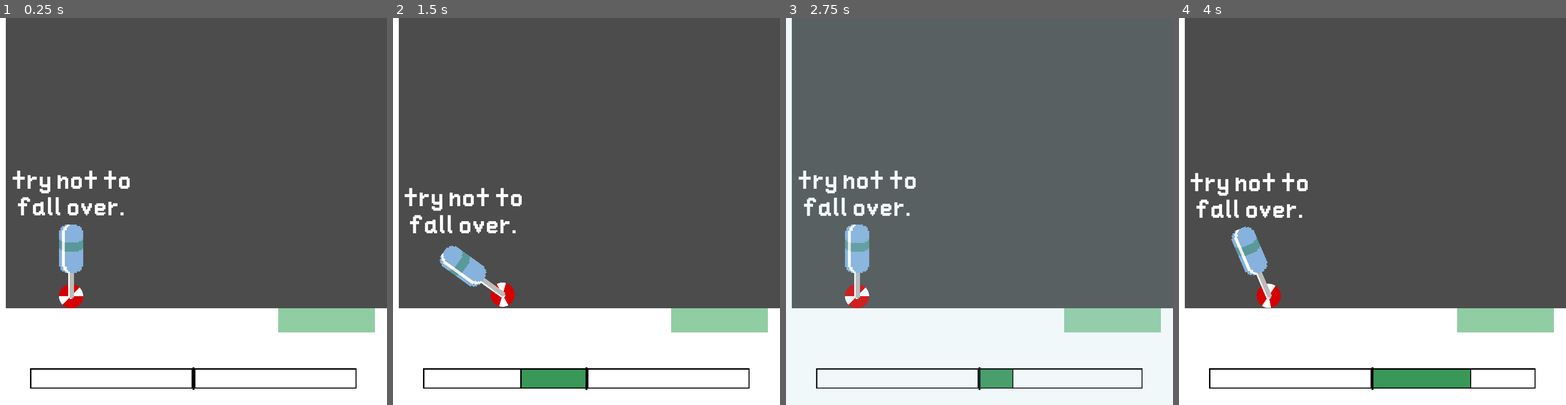
Above: before the commit, frames 1-4 (left to right).
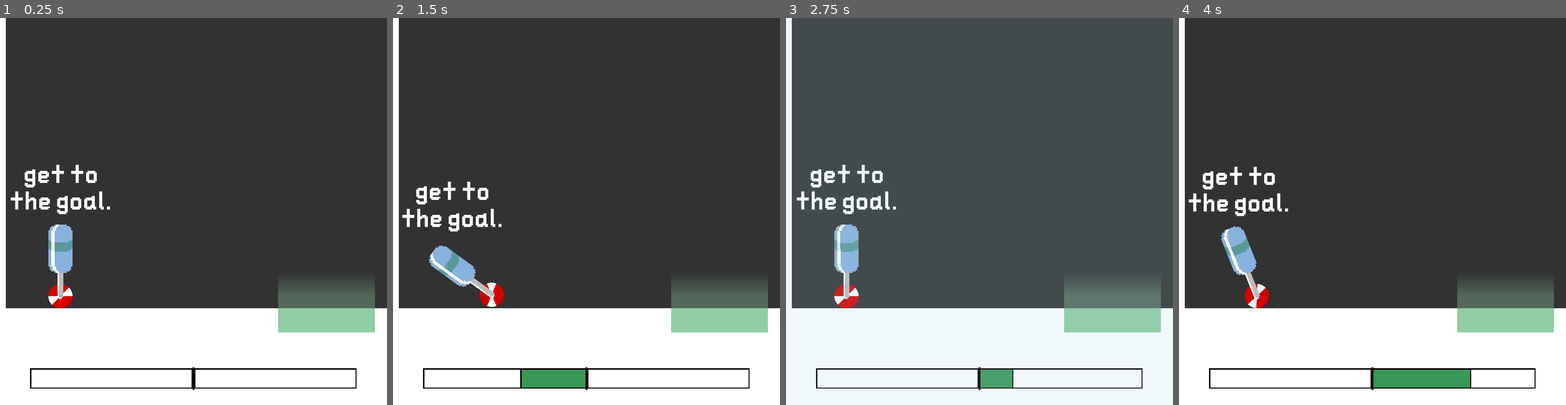
Above: after the commit, the same moments.

Repository: name-here/BalanceGame
Game: Godot game, scene res://Levels/Tutorial_01/Tutorial_01.tscn
The game is run twice, just before and just after one commit, with the same random seed, the same clock (stepped at 60 frames per second) and the same inputs.
Inputs (mouse positions are in pixels of both pictures, inside the frame that each line leads up to):
- Up to frame 1 (0.25 s): no input
- Up to frame 2 (1.5 s): move the mouse to (671, 192) at 0.52 s; hold Space (character_compress) 0.53-1.28 s; move the mouse to (509, 230) at 1.27 s; tap Space (character_compress) at 1.35 s
- Up to frame 3 (2.75 s): move the mouse to (1018, 126) at 2.02 s; hold Space (character_compress) from 2.03 s (still down)
- Up to frame 4 (4 s): move the mouse to (1353, 288) at 2.77 s; release Space (character_compress) at 2.78 s; tap Space (character_compress) at 2.85 s; tap Enter at 3.5 s; move the mouse to (1488, 269) at 3.52 s; hold Space (character_compress) from 3.53 s (still down)

The runs differ from the first frame. In frame 1, 72% of the frame differs, in the area x 1-100%, y 0-75%; in frame 2, 72%; in frame 3, 2.7%; in frame 4, 72%.

Commit message:
Added ColorBackground node (not a great solution, might replace), made a number of improvements to LevelController.gd, including making tweens always work, and some associated changes to Tween.gd

Diff:
--- a/Character/Body.gd
+++ b/Character/Body.gd
@@ -1,6 +1,8 @@
 extends RigidBody2D
 
+
 signal hit_floor
+
 
 func _integrate_forces(state):
 	for i in range( state.get_contact_count() ):
--- /dev/null
+++ b/Interface/ColorBackground/ColorBackground.gd
@@ -0,0 +1,22 @@
+extends ColorRect
+
+onready var target:Node2D = get_parent()
+onready var viewport:= get_viewport()
+
+
+func _ready():
+	set_visible(true)
+	update_size()
+	viewport.connect("size_changed", self, "update_size")
+	call_deferred("_reparent")
+
+func _process(_delta):
+	rect_global_position = target.global_position - get_viewport_rect().size / 2
+
+func update_size():
+	rect_size = get_viewport_rect().size
+
+func _reparent():
+	target.remove_child(self)
+	viewport.add_child_below_node(viewport.get_children()[0], self)
+	update_size()
--- /dev/null
+++ b/Interface/ColorBackground/ColorBackground.tscn
@@ -0,0 +1,11 @@
+[gd_scene load_steps=2 format=2]
+
+[ext_resource path="res://Interface/ColorBackground/ColorBackground.gd" type="Script" id=1]
+
+[node name="ColorBackground" type="ColorRect"]
+margin_right = 1024.0
+margin_bottom = 1024.0
+script = ExtResource( 1 )
+__meta__ = {
+"_edit_use_anchors_": false
+}
--- a/Levels/Tutorial_01/LevelController.gd
+++ b/Levels/Tutorial_01/LevelController.gd
@@ -6,6 +6,10 @@
 onready var camera:Camera2D = get_node(_camera)
 export(NodePath) var _goal:NodePath
 onready var goal:Sprite = get_node(_goal)
+export(NodePath) var _floor_:NodePath
+onready var floor_:StaticBody2D = get_node(_floor_)
+export(NodePath) var _wall:NodePath
+onready var wall:StaticBody2D = get_node(_wall)
 
 export(NodePath) var _character_label:NodePath
 onready var character_label:Label = get_node(_character_label)
@@ -18,7 +22,7 @@
 export(NodePath) var _tween:NodePath
 onready var tween:Tween = get_node(_tween)
 
-const completion_anim_times := [1.5, 1]
+export(Array, float) var completion_anim_times := [1.5, 1.0]
 
 enum states{
 	INACTIVE,
@@ -33,12 +37,23 @@
 
 var rewind_length:float = 1#number of seconds it takes to rewind
 var rewind_time:float = 1#number of seconds left for rewind
-var body_positions:PoolVector2Array
-var body_rotations:PoolRealArray
-var wheel_positions:PoolVector2Array
-var wheel_rotations:PoolRealArray
+onready var body_positions:PoolVector2Array = [character.body.global_position]
+var body_positions_init:PoolVector2Array
+onready var body_rotations:PoolRealArray = [character.body.global_rotation]
+var body_rotations_init:PoolRealArray
+onready var wheel_positions:PoolVector2Array = [character.wheel.global_position]
+var wheel_positions_init:PoolVector2Array
+onready var wheel_rotations:PoolRealArray = [character.wheel.global_rotation]
+var wheel_rotations_init:PoolRealArray
 
 func _ready():
+	for time in completion_anim_times:
+		assert(time > 0)
+
+	body_positions_init = body_positions
+	body_rotations_init = body_rotations
+	wheel_positions_init = wheel_positions
+	wheel_rotations_init = wheel_rotations
 	set_active()
 
 
@@ -66,20 +81,57 @@
 					rewind_time -= delta
 			else:
 				rewind_time = 0
+				body_positions = body_positions_init
+				body_rotations = body_rotations_init
+				wheel_positions = wheel_positions_init
+				wheel_rotations = wheel_rotations_init
 				if body_positions.size() > 0:
 					character.body.global_position = body_positions[0]
 					character.body.global_rotation = body_rotations[0]
 					character.wheel.global_position = wheel_positions[0]
 					character.wheel.global_rotation = wheel_rotations[0]
-				body_positions = PoolVector2Array()
-				body_rotations = PoolRealArray()
-				wheel_positions = PoolVector2Array()
-				wheel_rotations = PoolRealArray()
-				print("running here")
 				level_state = states.PAUSED
 				tween.interpolate_property(rewind_overlay, "color:a", rewind_overlay.color.a, 0, 0.5)
 				tween.interpolate_deferred_callback(self, 0.5, "play")
 				tween.start()
+		#states.COMPLETE_2:
+		#	print("stage 2, ", character.body.global_position, ", ", character.wheel.global_position)
+
+
+func next_complete_anim() -> void:
+	if level_state < states.COMPLETE_1:
+		level_state = states.COMPLETE_1
+	elif level_state < states.size() - 1:
+		level_state += 1
+
+	#print("asked for stage ", states.keys()[level_state])
+
+	match level_state:
+		states.COMPLETE_1:
+			tween.interpolate_property(camera, "global_position:x",
+				camera.global_position.x, goal.global_position.x, completion_anim_times[0], Tween.TRANS_CUBIC)
+			tween.interpolate_method(self, "set_character_label_color",
+				Color(1, 1, 1, 1), Color(1, 1, 1, 0), completion_anim_times[0])
+			tween.interpolate_property(Engine, "time_scale", Engine.time_scale, 0, completion_anim_times[0], Tween.TRANS_EXPO, Tween.EASE_OUT)
+			#tween.interpolate_callback(self, completion_anim_times[0], "reset_timescales")
+			#tween.interpolate_callback(self, completion_anim_times[0], "set_physics", false)
+			tween.interpolate_callback(self, completion_anim_times[0], "next_complete_anim")
+			tween.ignore_engine_timescale = true
+			tween.start()
+
+		states.COMPLETE_2:
+			#reset_timescales()
+			set_physics(false)
+			tween.remove_all()
+			character.update_origin()
+			tween.interpolate_method(self, "set_character_state",
+				Vector3(character.global_position.x, character.global_position.y, character.body.global_rotation),
+				Vector3(goal.global_position.x, -192, 0),
+				completion_anim_times[1], Tween.TRANS_CUBIC)
+			tween.interpolate_method(self, "set_completed_text_color",
+				Color(1, 1, 1, 0), Color(1, 1, 1, 1), completion_anim_times[1])
+			tween.interpolate_callback(self, completion_anim_times[1], "next_complete_anim")
+			tween.start()
 
 
 func pause() -> void:
@@ -91,6 +143,9 @@
 	level_state = states.PLAYING
 
 func restart(time:float = 1, override:bool = false):
+	if time <= 0:
+		assert(time > 0)
+		time = 1.0
 	if override or level_state == states.PLAYING:
 		set_physics(false)
 		character.body.angular_velocity = 0
@@ -105,6 +160,7 @@
 	else:
 		match level_state:
 			states.COMPLETE_3:
+				level_state = states.PAUSED
 				var last = body_positions.size() - 1
 				tween.interpolate_method(self, "set_completed_text_color",
 					Color(1, 1, 1, 1), Color(1, 1, 1, 0), time/2, Tween.TRANS_EXPO, Tween.EASE_OUT)
@@ -119,38 +175,6 @@
 				tween.interpolate_deferred_callback(self, time/2, "restart", time/2, true)
 				tween.start()
 
-func next_complete_anim() -> void:
-	if level_state >= states.COMPLETE_1:
-		if level_state < states.size() - 1:
-			level_state += 1
-	else:
-		level_state = states.COMPLETE_1
-
-	match level_state:
-		states.COMPLETE_1:
-			tween.interpolate_property(camera, "global_position:x",
-				camera.global_position.x, goal.global_position.x, completion_anim_times[0], Tween.TRANS_CUBIC)
-			tween.interpolate_method(self, "set_character_label_color",
-				Color(1, 1, 1, 1), Color(1, 1, 1, 0), completion_anim_times[0])
-			tween.interpolate_property(Engine, "time_scale", Engine.time_scale, 0, completion_anim_times[0], Tween.TRANS_EXPO, Tween.EASE_OUT)
-			tween.interpolate_callback(self, completion_anim_times[0], "reset_timescales")
-			tween.interpolate_deferred_callback(self, completion_anim_times[0], "next_complete_anim")
-			tween.ignore_engine_timescale = true
-			tween.start()
-
-		states.COMPLETE_2:
-			set_physics(false)
-			tween.remove_all()
-			character.update_origin()
-			tween.interpolate_method(self, "set_character_state",
-				Vector3(character.global_position.x, character.global_position.y, character.body.global_rotation),
-				Vector3(goal.global_position.x, -192, 0),
-				completion_anim_times[1], Tween.TRANS_CUBIC)
-			tween.interpolate_method(self, "set_completed_text_color",
-				Color(1, 1, 1, 0), Color(1, 1, 1, 1), completion_anim_times[1])
-			tween.interpolate_deferred_callback(self, completion_anim_times[1], "next_complete_anim")
-			tween.start()
-
 
 func set_physics(value:bool):
 	Physics2DServer.set_active(value)
@@ -181,14 +205,15 @@
 func set_completed_text_color(color:Color):
 	completed_text.set("custom_colors/font_color", color)
 
-func reset_timescales():
-	tween.ignore_engine_timescale = false
-	tween.playback_speed = 1
-	Engine.time_scale = 1
+#func reset_timescales():
+#	tween.ignore_engine_timescale = false
+#	tween.playback_speed = 1
+#	Engine.time_scale = 1
 
 
 func _input(event):
 	if event.is_action_pressed("reset_level"):
+		#print(states.keys()[level_state])
 		match level_state:
 			states.PLAYING:
 				restart(0.5)
@@ -200,5 +225,10 @@
 		OS.window_fullscreen = false
 
 func _on_window_resize():
-	camera.position.x = get_viewport_rect().size.x / 2
-	goal.position.x = get_viewport_rect().size.x - 160
+	var new_size:Vector2 = get_viewport_rect().size
+	camera.position.x = new_size.x / 2
+	floor_.scale = Vector2(new_size.x * 2, new_size.y / 2 - 256)
+	floor_.position = floor_.scale / 2
+	wall.scale.y = new_size.y / 2 + 256
+	wall.position.y = -wall.scale.y / 2
+	goal.position.x = new_size.x - 160
--- a/Levels/Tutorial_01/Tutorial_01.tscn
+++ b/Levels/Tutorial_01/Tutorial_01.tscn
@@ -1,10 +1,11 @@
-[gd_scene load_steps=11 format=2]
+[gd_scene load_steps=14 format=2]
 
 [ext_resource path="res://Character/Character.tscn" type="PackedScene" id=1]
 [ext_resource path="res://Interface/HUD/HUD.tscn" type="PackedScene" id=2]
 [ext_resource path="res://Themes/DefaultTheme.tres" type="Theme" id=3]
 [ext_resource path="res://Levels/Tutorial_01/LevelController.gd" type="Script" id=4]
 [ext_resource path="res://Levels/Tutorial_01/Tween.gd" type="Script" id=5]
+[ext_resource path="res://Interface/ColorBackground/ColorBackground.tscn" type="PackedScene" id=6]
 
 [sub_resource type="RectangleShape2D" id=1]
 extents = Vector2( 0.5, 0.5 )
@@ -25,11 +26,20 @@
 gradient = SubResource( 4 )
 width = 1
 
+[sub_resource type="Gradient" id=6]
+colors = PoolColorArray( 0.580392, 0.831373, 0.658824, 0.337255, 0.568627, 0.811765, 0.643137, 0 )
+
+[sub_resource type="GradientTexture" id=7]
+gradient = SubResource( 6 )
+width = 2
+
 [node name="Tutorial_01" type="Node2D"]
 script = ExtResource( 4 )
 _character = NodePath("Character")
 _camera = NodePath("Camera2D")
 _goal = NodePath("Geometry/Goal")
+_floor_ = NodePath("Geometry/Floor")
+_wall = NodePath("Geometry/Wall")
 _character_label = NodePath("Character/Label")
 _completed_text = NodePath("Camera2D/HUD/CompletedText")
 _rewind_overlay = NodePath("Camera2D/HUD/RewindOverlay")
@@ -42,8 +52,8 @@
 [node name="Geometry" type="Node2D" parent="."]
 
 [node name="Floor" type="StaticBody2D" parent="Geometry"]
-position = Vector2( 0, 5000 )
-scale = Vector2( 20000, 10000 )
+position = Vector2( 512, 128 )
+scale = Vector2( 1024, 256 )
 collision_layer = 4
 collision_mask = 3
 __meta__ = {
@@ -57,8 +67,8 @@
 texture = SubResource( 3 )
 
 [node name="Wall" type="StaticBody2D" parent="Geometry"]
-position = Vector2( -4984, 0 )
-scale = Vector2( 10000, 10000 )
+position = Vector2( 8, -384 )
+scale = Vector2( 16, 768 )
 collision_layer = 8
 collision_mask = 3
 __meta__ = {
@@ -76,21 +86,26 @@
 scale = Vector2( 256, 64 )
 texture = SubResource( 5 )
 
+[node name="Sprite" type="Sprite" parent="Geometry/Goal"]
+position = Vector2( 0, -1.5 )
+rotation = -1.5708
+texture = SubResource( 7 )
+
 [node name="Character" parent="." instance=ExtResource( 1 )]
-position = Vector2( 188, -160 )
+position = Vector2( 160, -160 )
 do_compress_input = false
 
 [node name="Label" type="Label" parent="Character"]
-margin_left = -160.0
-margin_top = -205.0
-margin_right = 160.0
-margin_bottom = -74.0
+margin_left = -136.0
+margin_top = -224.0
+margin_right = 136.0
+margin_bottom = -90.0
 grow_horizontal = 2
 grow_vertical = 0
 theme = ExtResource( 3 )
 custom_colors/font_color = Color( 1, 1, 1, 1 )
-text = "try not to
-fall over."
+text = "get to
+the goal."
 align = 1
 __meta__ = {
 "_edit_use_anchors_": false
@@ -102,6 +117,10 @@
 "_edit_group_": true,
 "_edit_lock_": true
 }
+
+[node name="ColorBackground" parent="Camera2D" instance=ExtResource( 6 )]
+visible = false
+color = Color( 0.196078, 0.196078, 0.196078, 1 )
 
 [node name="HUD" parent="Camera2D" instance=ExtResource( 2 )]
 
--- a/Levels/Tutorial_01/Tween.gd
+++ b/Levels/Tutorial_01/Tween.gd
@@ -3,10 +3,18 @@
 export(bool) var ignore_engine_timescale := false
 
 
-func _physics_process(delta):
-	#print("process")
+# This code makes tweening Engine.time_scale work.
+# I wish there was an easier and less convoluted way,
+# but this code comes after hours of trial and error and brute-force testing,
+# making sure it doesn't randomly fail.
+# It seems like this code has to be here,
+# though it would make more sense in LevelController.
+func _physics_process(_delta):
 	if ignore_engine_timescale:
 		if Engine.time_scale > 0:
 			playback_speed = 1 / Engine.time_scale
 		else:
-			seek(get_runtime())
+			remove(Engine, "time_scale")
+			ignore_engine_timescale = false
+			playback_speed = 1
+			Engine.time_scale = 1
